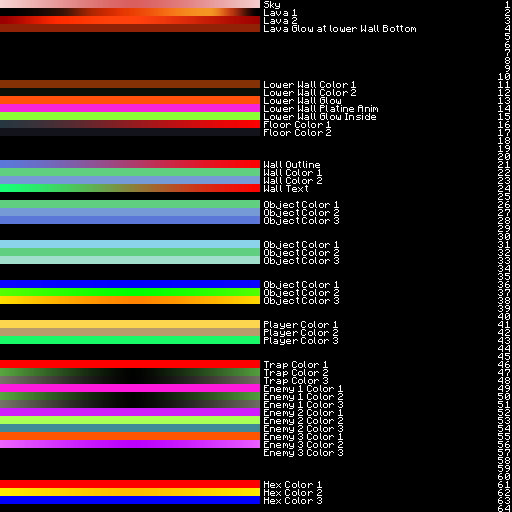
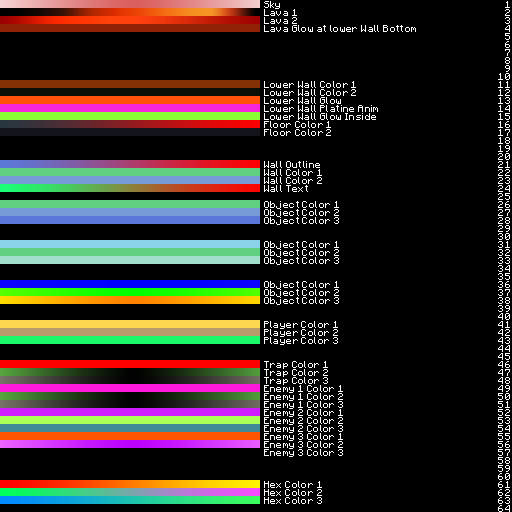
The second w=512, h=512 image is a revision of the first. Changes to its layers:
painted on "Rectangle 1 copy" (13th of 13, in "Hex Gegner") over 0, 488, 260, 496
painted on "Rectangle 1 copy 2" (13th of 13, in "Hex Gegner") over 0, 496, 260, 504
